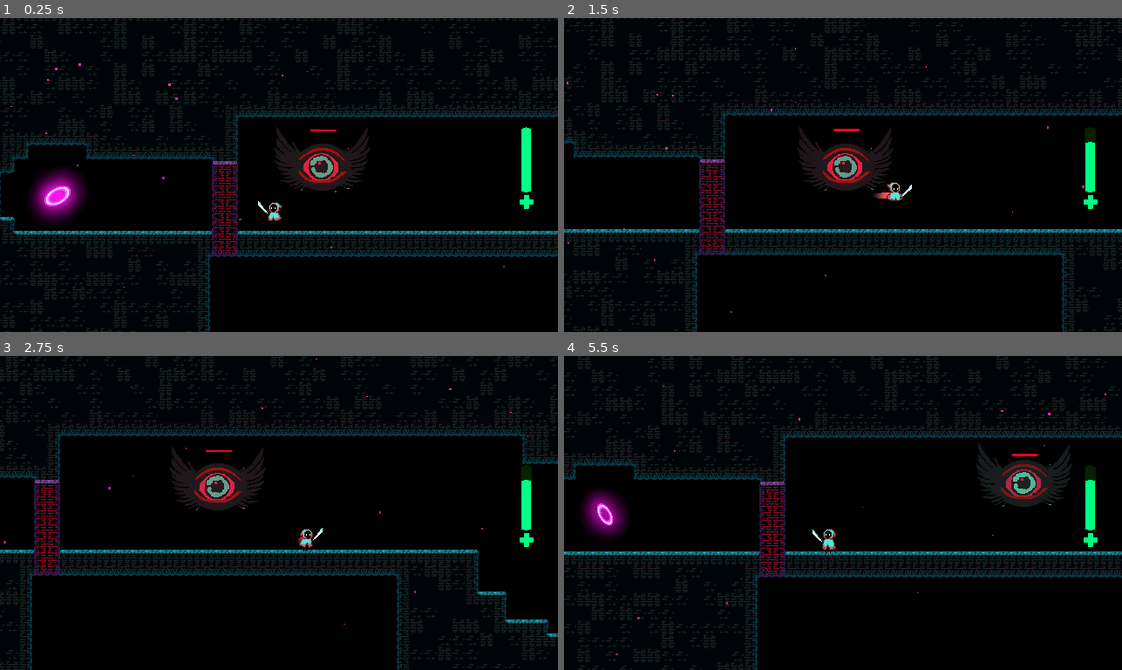
Above: before the commit, frames 1-4 (two rows, left to right).
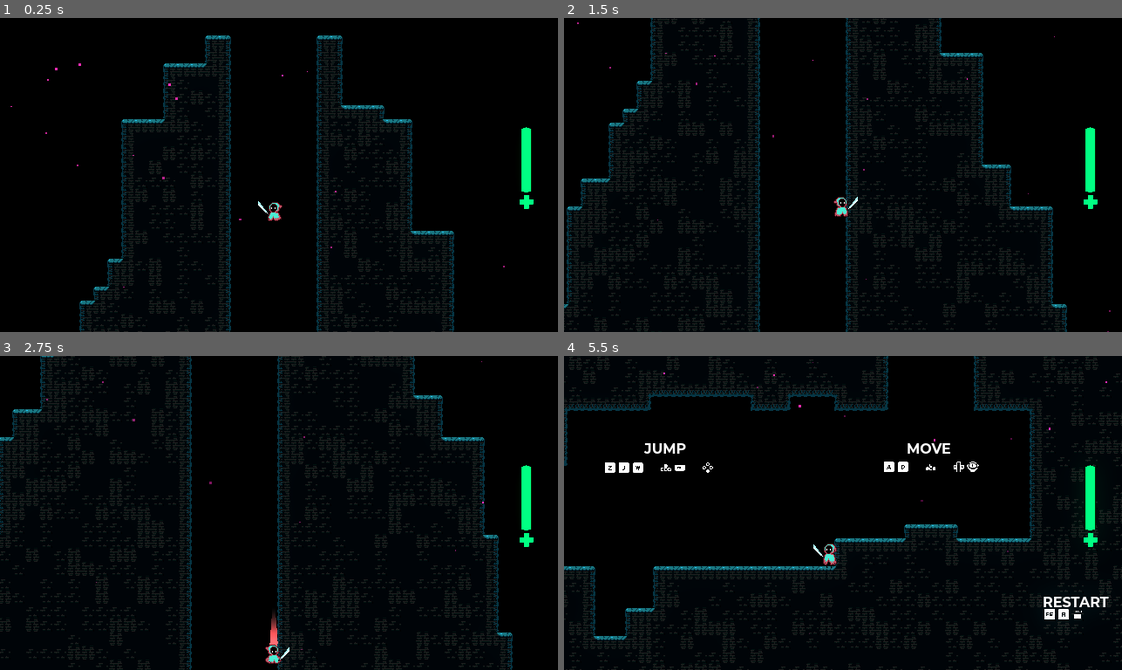
Above: after the commit, the same moments.

Repository: Driannn/AcerolaJam0
Game: Godot game, scene res://Scenes/Main scene/GameScene1.tscn
Two runs of this game, one before a commit and one after it. Both use one fixed random seed, a clock stepped at 60 frames per second and the inputs below.
Inputs (mouse positions are in pixels of both pictures, inside the frame that each line leads up to):
- Up to frame 1 (0.25 s): no input
- Up to frame 2 (1.5 s): tap Enter (ui_accept) at 0.5 s; move the mouse to (965, 159) at 0.52 s; hold D (move_right) 0.53-1.28 s; tap X (attack) at 0.6 s; click (965, 159) at 0.67 s; tap Space (jump) at 0.77 s; move the mouse to (731, 190) at 1.27 s; hold S from 1.28 s (still down); tap C (dash) at 1.35 s
- Up to frame 3 (2.75 s): tap Space (jump) at 1.52 s; move the mouse to (334, 443) at 2.02 s; release S at 2.03 s; hold D (move_right) from 2.03 s (still down); hold F from 2.03 s (still down)
- Up to frame 4 (5.5 s): move the mouse to (815, 575) at 2.77 s; release D (move_right) at 2.78 s; release F at 2.78 s; hold W 2.78-3.53 s; tap X (attack) at 2.85, 5.1 s; click (815, 575) at 2.92 s; tap Space (jump) at 3.02, 3.77, 4.52 s; move the mouse to (1010, 560) at 3.52 s; hold A (move_left) 3.53-5.03 s; tap C (dash) at 3.6 s; move the mouse to (675, 465) at 4.27 s; tap F at 4.35 s; move the mouse to (870, 513) at 5.02 s; hold S from 5.03 s (still down); click (870, 513) at 5.17 s

The runs differ from the first frame. In frame 1, 19% of the frame differs, in the area x 0-100%, y 0-100%; in frame 2, 20%; in frame 3, 22%; in frame 4, 23%.

Commit message:
LAST COMMIT BEFORE DEAD LINE

Diff:
--- a/Scenes/Autoloads/audio_manager.tscn
+++ b/Scenes/Autoloads/audio_manager.tscn
@@ -1,18 +1,24 @@
-[gd_scene load_steps=4 format=3 uid="uid://bb72lwj1tulk"]
+[gd_scene load_steps=5 format=3 uid="uid://bb72lwj1tulk"]
 
 [ext_resource type="Script" path="res://AudioManager.gd" id="1_7excy"]
 [ext_resource type="AudioStream" uid="uid://cux0bk6vr5d4a" path="res://Assets/Audio/Enemy/sfx_enemy die_AcerolaJam0.ogg" id="2_67ani"]
 [ext_resource type="AudioStream" uid="uid://lxrx7xc17l2e" path="res://Assets/Audio/Portal/sfx_portal activated_AcerolaJam0-001.ogg" id="3_v5c2y"]
+[ext_resource type="AudioStream" uid="uid://ckmcwmwo2073c" path="res://Assets/Audio/sfx_ambience_AcerolaJam0.ogg" id="4_78bqp"]
 
 [node name="AudioManager" type="Node2D"]
 script = ExtResource("1_7excy")
 
 [node name="EnemyDie" type="AudioStreamPlayer" parent="."]
 stream = ExtResource("2_67ani")
-volume_db = 3.114
 bus = &"Enemies"
 
 [node name="SceneTransition" type="AudioStreamPlayer" parent="."]
 stream = ExtResource("3_v5c2y")
-volume_db = 1.245
+volume_db = -2.0
 pitch_scale = 0.56
+bus = &"SFX"
+
+[node name="AudioStreamPlayer" type="AudioStreamPlayer" parent="."]
+stream = ExtResource("4_78bqp")
+autoplay = true
+bus = &"Ambience"
--- a/Scenes/Interactables/portal.tscn
+++ b/Scenes/Interactables/portal.tscn
@@ -117,6 +117,6 @@
 stream = ExtResource("2_s02kj")
 volume_db = 3.114
 autoplay = true
-max_distance = 400.0
-attenuation = 1.27456
+max_distance = 800.0
+attenuation = 2.37841
 bus = &"Portal"
--- a/Scenes/Main scene/GameScene1.tscn
+++ b/Scenes/Main scene/GameScene1.tscn
@@ -98,7 +98,6 @@
 [node name="MyPlayer" parent="EntityContainer" instance=ExtResource("3_n2uhn")]
 unique_name_in_owner = true
 process_mode = 1
-position = Vector2(-2200, 496)
 
 [node name="CPUParticles2D" parent="EntityContainer/MyPlayer" instance=ExtResource("4_yglou")]
 process_mode = 3
@@ -126,7 +125,7 @@
 process_mode = 1
 
 [node name="OnPlayerCamera" type="Node2D" parent="Cameras"]
-position = Vector2(-2193.96, 464)
+position = Vector2(6.035, -32)
 script = ExtResource("7_ihqu1")
 priority_override = false
 priority = 5
--- a/Scenes/Player/my_player.tscn
+++ b/Scenes/Player/my_player.tscn
@@ -529,7 +529,8 @@
 
 [node name="sfx_footsteps" type="AudioStreamPlayer2D" parent="Audio"]
 stream = SubResource("AudioStreamRandomizer_fcw7y")
-volume_db = -5.168
+volume_db = -5.0
+bus = &"Player"
 
 [connection signal="area_entered" from="Trigger" to="." method="_on_trigger_area_entered"]
 [connection signal="timeout" from="Camera2D/HeathBar/Timer" to="Camera2D/HeathBar" method="_on_timer_timeout"]
--- a/Scenes/UI/volume_slider.tscn
+++ b/Scenes/UI/volume_slider.tscn
@@ -1,10 +1,25 @@
-[gd_scene load_steps=2 format=3 uid="uid://cu156vjb5efak"]
+[gd_scene load_steps=5 format=3 uid="uid://cu156vjb5efak"]
 
 [ext_resource type="Script" path="res://Scenes/UI/volume_slider.gd" id="1_u0jqq"]
+
+[sub_resource type="ImageTexture" id="ImageTexture_muqtb"]
+
+[sub_resource type="ImageTexture" id="ImageTexture_7qwiu"]
+
+[sub_resource type="StyleBoxFlat" id="StyleBoxFlat_s6jhu"]
+bg_color = Color(0, 0.564706, 0.560784, 1)
+corner_radius_top_left = 50
+corner_radius_top_right = 50
+corner_radius_bottom_right = 50
+corner_radius_bottom_left = 50
 
 [node name="VolumeSlider" type="HSlider"]
 offset_right = 132.0
 offset_bottom = 45.0
+theme_override_icons/grabber = SubResource("ImageTexture_muqtb")
+theme_override_icons/grabber_highlight = SubResource("ImageTexture_7qwiu")
+theme_override_styles/grabber_area = SubResource("StyleBoxFlat_s6jhu")
 max_value = 1.0
 step = 0.001
+value = 0.5
 script = ExtResource("1_u0jqq")
--- a/default_bus_layout.tres
+++ b/default_bus_layout.tres
@@ -11,7 +11,7 @@
 room_size = 0.22
 spread = 0.53
 hipass = 0.22
-wet = 0.21
+wet = 0.1
 
 [sub_resource type="AudioEffectReverb" id="AudioEffectReverb_ifw1w"]
 resource_name = "Reverb"
@@ -33,7 +33,7 @@
 bus/1/solo = false
 bus/1/mute = false
 bus/1/bypass_fx = false
-bus/1/volume_db = -2.71024
+bus/1/volume_db = -3.32444
 bus/1/send = &"Master"
 bus/1/effect/0/effect = SubResource("AudioEffectPhaser_biish")
 bus/1/effect/0/enabled = false
@@ -43,7 +43,7 @@
 bus/2/solo = false
 bus/2/mute = false
 bus/2/bypass_fx = false
-bus/2/volume_db = -3.32444
+bus/2/volume_db = -2.91905
 bus/2/send = &"Master"
 bus/3/name = &"Player"
 bus/3/solo = false
@@ -65,7 +65,7 @@
 bus/5/solo = false
 bus/5/mute = false
 bus/5/bypass_fx = false
-bus/5/volume_db = -6.25101
+bus/5/volume_db = -4.76812
 bus/5/send = &"SFX"
 bus/6/name = &"Portal"
 bus/6/solo = false
@@ -75,9 +75,9 @@
 bus/6/send = &"SFX"
 bus/6/effect/0/effect = SubResource("AudioEffectEQ_67q7p")
 bus/6/effect/0/enabled = true
-bus/7/name = &"PseudoMaster"
+bus/7/name = &"Ambience"
 bus/7/solo = false
 bus/7/mute = false
 bus/7/bypass_fx = false
-bus/7/volume_db = 0.0
-bus/7/send = &"Master"
+bus/7/volume_db = -11.952
+bus/7/send = &"SFX"
Not shown, added: Assets/Audio/sfx_ambience_AcerolaJam0.ogg.import
Not shown, added: Assets/Audio/sfx_ambience_AcerolaJam0.ogg
